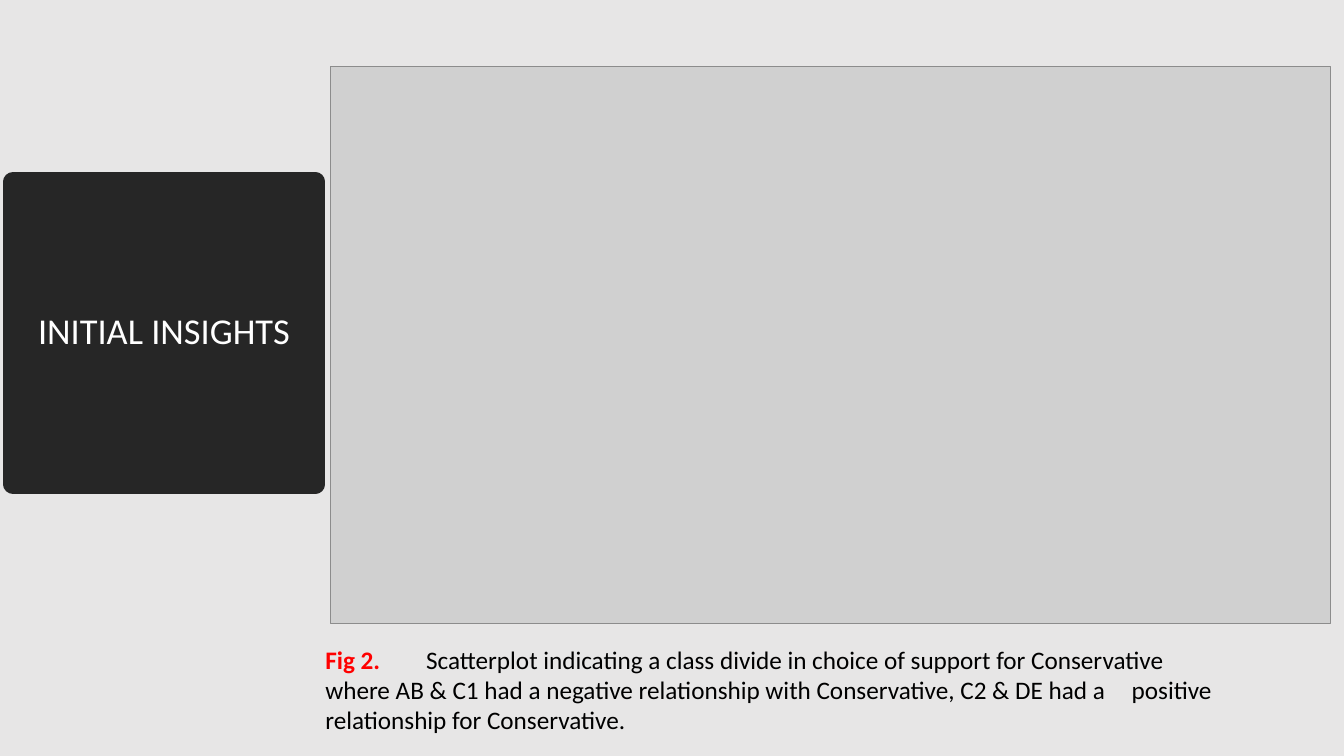
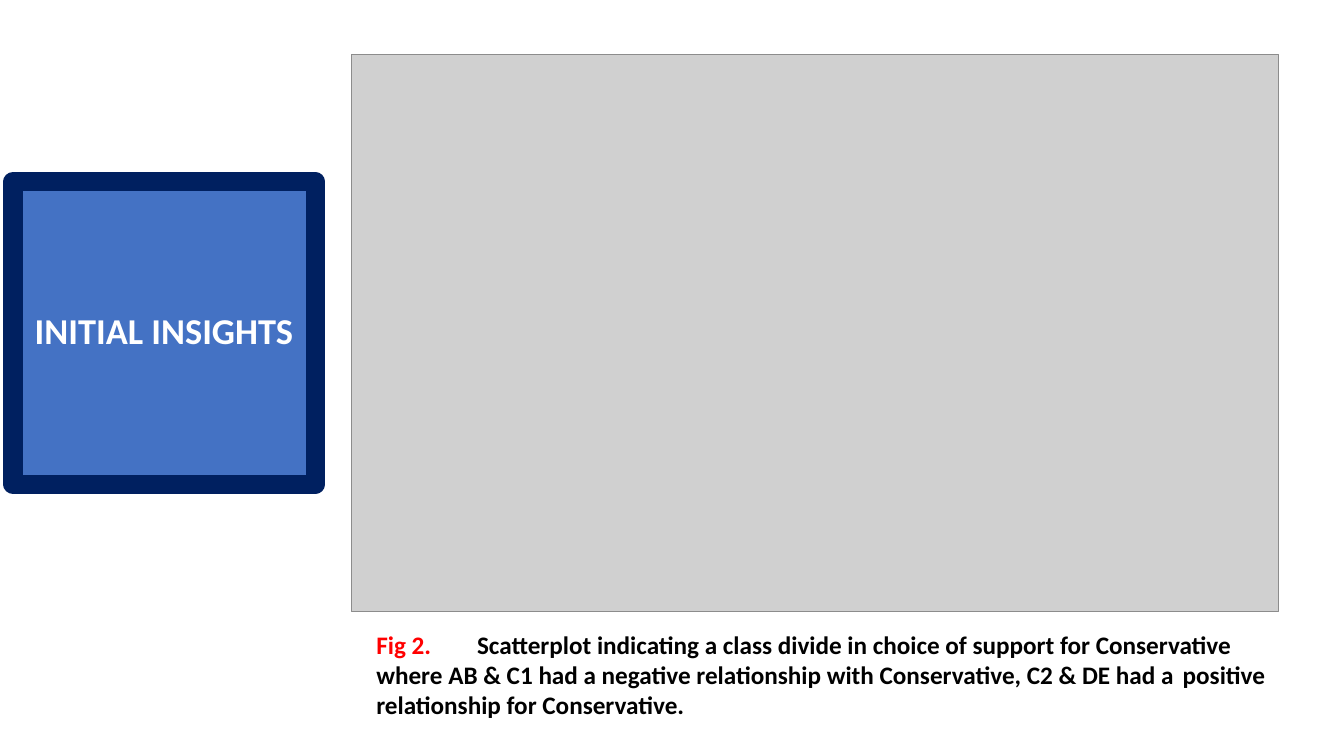
Before and after one commit to oyelekeolaoye/local_england_elections, a slide deck: slide 10 of VIVA SKETCH.pptx (slide 9 before the commit). Drawn at 1344x756 pixels with LibreOffice and Linux fonts; fonts in the diff are those of the drawing; grey boxes stand for pictures. Boxes give left, top, right and bottom in pixels: in the first picture for what was removed or moved away, otherwise in the second. Text is boxed around its words. In the diff, an @@ line names an element or a change of style, - is before the commit and + after.

```diff
--- a/VIVA SKETCH.pptx
+++ b/VIVA SKETCH.pptx
@@ background #E7E6E6 to #FFFFFF @@
@@ picture: place and size @@
-picture at [331,67,1331,624]
+picture at [352,54,1279,612]
@@ title "INITIAL INSIGHTS" at [13,181,316,484]: bold on; fill #262626 to #4472C4; outline #262626 13.75 pt to #002060 13.75 pt @@
@@ text "Fig 2. Scatterplot indicating a ...": place and size @@
-text "Fig 2. Scatterplot indicating a ..." at [325,651,1212,733]
+text "Fig 2. Scatterplot indicating a ..." at [376,636,1265,718]
@@ text "Fig 2. Scatterplot indicating a ..." at [376,636,1265,718]: bold on @@
```
Also in this commit, not shown: 5 other slides changed, 2 slides added, 1 other file.
